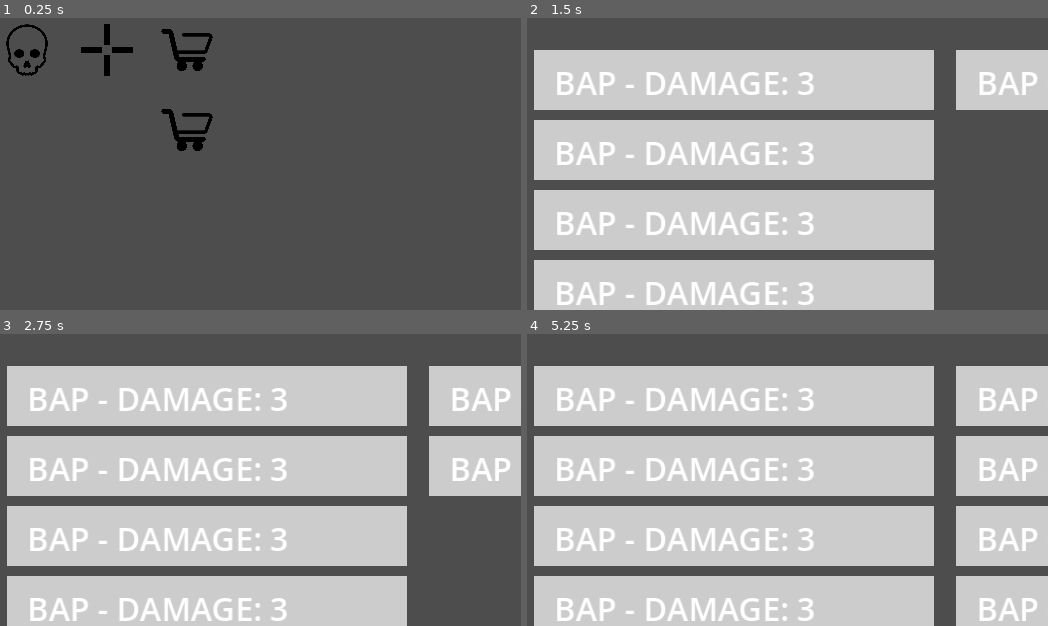
Above: before the commit, frames 1-4 (two rows, left to right).
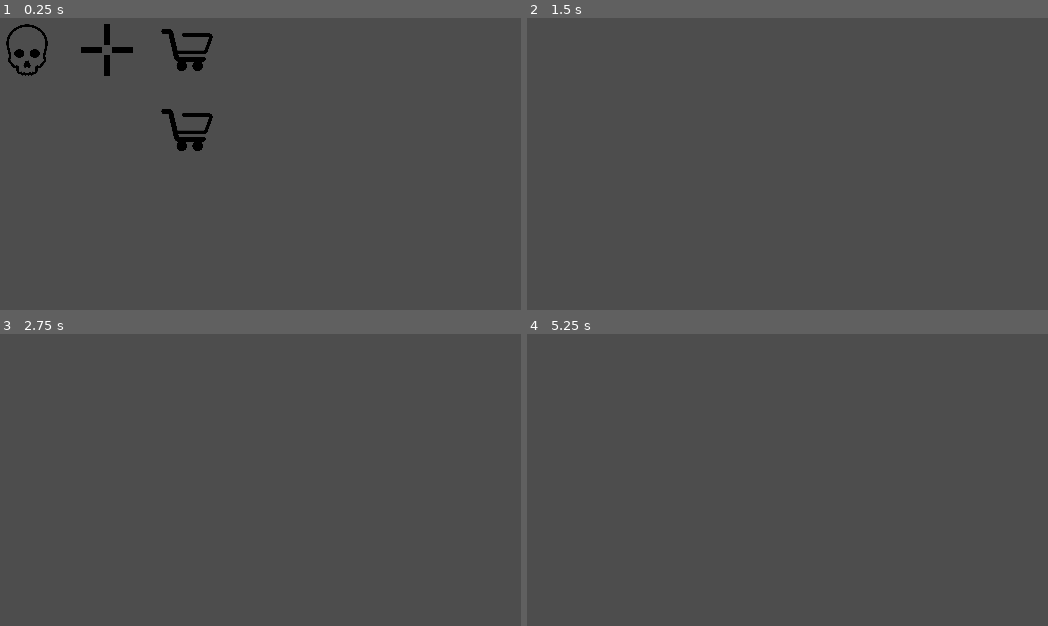
Above: after the commit, the same moments.

Repository: JosieBarber/roguelike
Game: Godot game, scene res://scenes/Main.tscn
Two runs of this game, one before a commit and one after it. Both use one fixed random seed, a clock stepped at 60 frames per second and the inputs below.
Inputs (mouse positions are in pixels of both pictures, inside the frame that each line leads up to):
- Up to frame 1 (0.25 s): no input
- Up to frame 2 (1.5 s): tap Enter at 0.5 s; move the mouse to (553, 50) at 0.52 s; click (553, 50) at 0.67 s; tap Space at 1.25 s; move the mouse to (672, 175) at 1.27 s; click (672, 175) at 1.42 s
- Up to frame 3 (2.75 s): tap Enter at 2 s; move the mouse to (307, 409) at 2.02 s; click (307, 409) at 2.17 s
- Up to frame 4 (5.25 s): tap Space at 2.75, 4.25 s; move the mouse to (756, 535) at 2.77 s; click (756, 535) at 2.92 s; tap Enter at 3.5 s; move the mouse to (943, 520) at 3.52 s; click (943, 520) at 3.67 s; move the mouse to (620, 430) at 4.27 s; click (620, 430) at 4.42 s; move the mouse to (808, 477) at 5.02 s; click (808, 477) at 5.17 s

The runs differ from the first frame. In frame 1, less than 0.1% of the frame differs, in the area x 1-41%, y 5-46%; in frame 2, 64%; in frame 3, 68%; in frame 4, 74%, in the area x 1-100%, y 10-100%.
Error after the commit: Parse Error: Too few arguments for "new()" call. Expected at least 3 but received 2. (res://scripts/CombatScripts/planning.gd:49)

Commit message:
Add a better card display

Diff:
--- a/project.godot
+++ b/project.godot
@@ -24,5 +24,6 @@
 
 [rendering]
 
+textures/canvas_textures/default_texture_filter=0
 renderer/rendering_method="gl_compatibility"
 renderer/rendering_method.mobile="gl_compatibility"
--- /dev/null
+++ b/scenes/assets/CardDisplay.tscn
@@ -0,0 +1,34 @@
+[gd_scene load_steps=4 format=3 uid="uid://decgll2ts6lvo"]
+
+[ext_resource type="Script" path="res://scripts/Cards/Classes/card_display.gd" id="1_si5s5"]
+[ext_resource type="Texture2D" uid="uid://cgs88vqvu5f31" path="res://assets/Card/TCOYSCard.png" id="2_si5s5"]
+
+[sub_resource type="RectangleShape2D" id="RectangleShape2D_hi83b"]
+size = Vector2(34, 54)
+
+[node name="CardDisplay" type="Node2D"]
+script = ExtResource("1_si5s5")
+metadata/card_name = ""
+metadata/card_damage = 0
+metadata/card_items = []
+
+[node name="Sprite2D" type="Sprite2D" parent="."]
+texture = ExtResource("2_si5s5")
+
+[node name="Label" type="Label" parent="Sprite2D"]
+anchors_preset = -1
+anchor_left = 0.5
+anchor_top = 0.045
+anchor_right = 0.5
+anchor_bottom = 0.045
+offset_left = -32.5
+offset_top = -27.475
+offset_right = -2.5
+offset_bottom = 22.525
+
+[node name="Area2D" type="Area2D" parent="."]
+
+[node name="CollisionShape2D" type="CollisionShape2D" parent="Area2D"]
+physics_interpolation_mode = 2
+shape = SubResource("RectangleShape2D_hi83b")
+one_way_collision_margin = 0.0
--- a/scripts/Cards/Classes/card_display.gd
+++ b/scripts/Cards/Classes/card_display.gd
@@ -2,24 +2,24 @@
 
 class_name CardDisplay
 
+signal card_clicked(card_name, card_damage, card_items)
+
 var card_name: String
 var card_damage: int
-var rect = ColorRect
+var card_items: Array
 
-func _init(card_name_param: String, card_damage_param: int):
+func _init(card_name_param: String, card_damage_param: int, card_items_param: Array):
 	card_name = card_name_param
 	card_damage = card_damage_param
-	rect = ColorRect.new()
-
+	card_items = card_items_param
 
 func _ready():
+	var area = $Area2D
+	print(area)
 
-	rect.color = Color(0.8, 0.8, 0.8)
-	rect.size = Vector2(200, 30)
-	add_child(rect)
+	area.connect("input_event", Callable(self, "_on_area_input_event"))
 
-	var label = Label.new()
-	label.text = card_name + " - Damage: " + str(card_damage)
-	label.uppercase = true
-	label.position = Vector2(10, 5)
-	rect.add_child(label)
+func _on_area_input_event(_viewport, event, _shape_idx):
+	if event is InputEventMouseButton and event.button_index == MOUSE_BUTTON_LEFT and event.pressed:
+		print("Card clicked")
+		emit_signal("card_clicked", card_name, card_damage, card_items)
--- a/scripts/player.gd
+++ b/scripts/player.gd
@@ -35,6 +35,6 @@
 func _create_test_deck():
 	# Test function to create a deck of 15 cards
 	deck.clear()
-	for i in range(15):
+	for i in range(8):
 		var new_card = BapCard.new()
 		deck.append(new_card)
